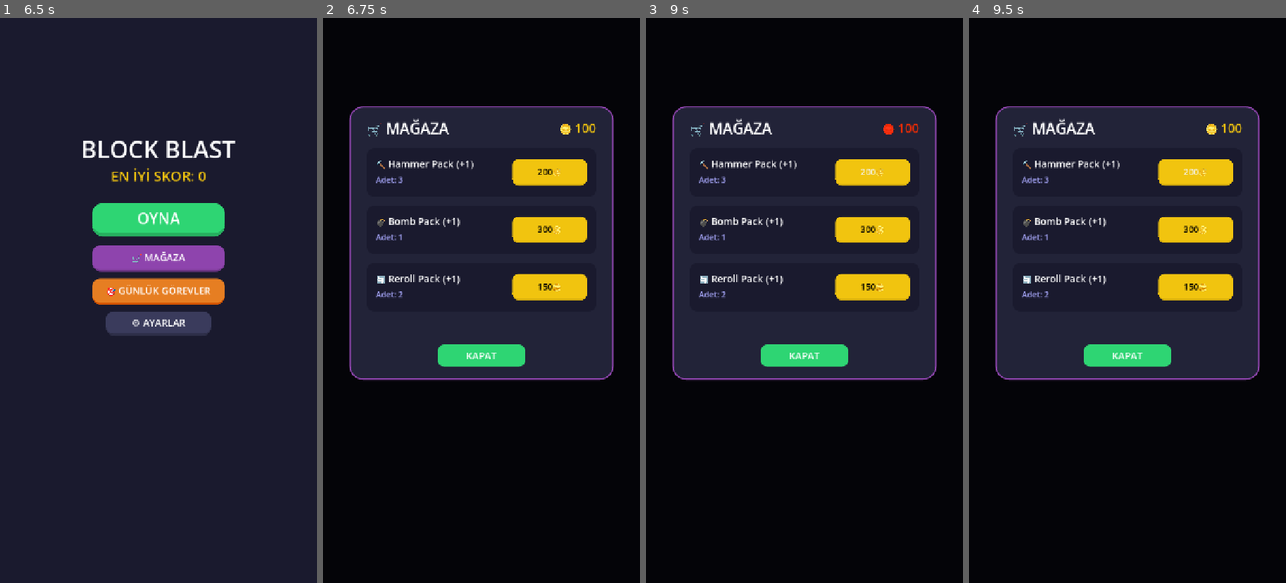
Above: before the commit, frames 1-4 (left to right).
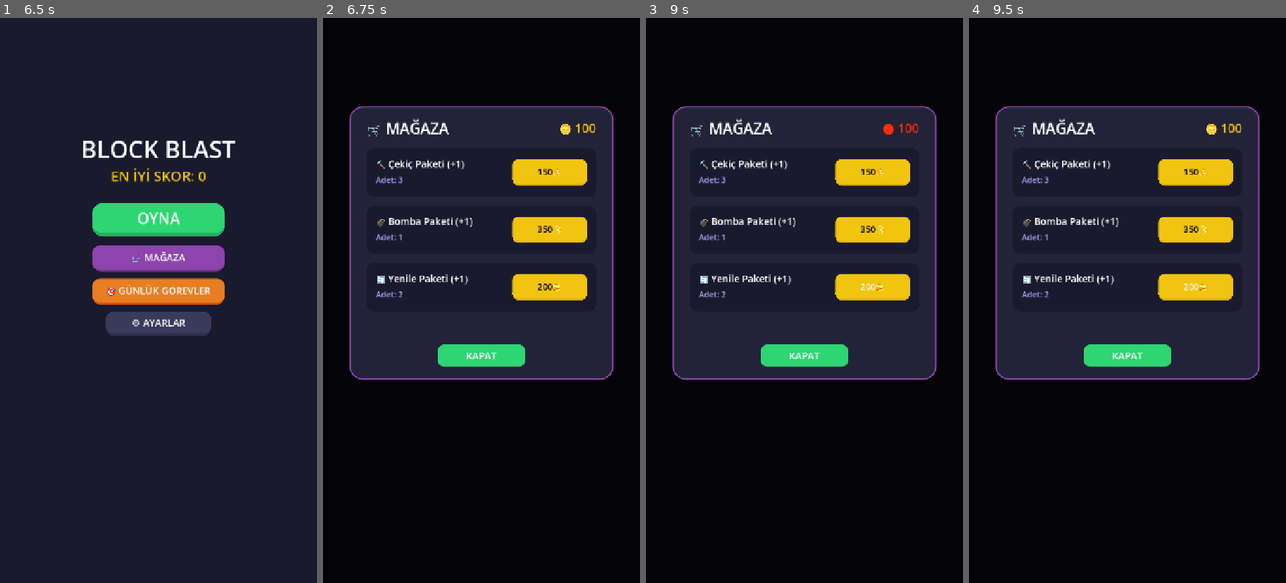
Above: after the commit, the same moments.

Repository: kpgursoy/mygame
Game: Godot game, scene res://scenes/Main.tscn
The game is run twice, just before and just after one commit, with the same random seed, the same clock (stepped at 60 frames per second) and the same inputs.
Inputs:
- Up to frame 1 (6.5 s): click "OYNA" at 0.5 s; click "OYNA" at 1.25 s; click "⚙" at 2 s; click "🎯" at 2.75 s; click "❓" at 3.5 s; click "🔨" at 4.25 s; click "💣" at 5 s; click "🔄" at 5.75 s
- Up to frame 2 (6.75 s): click "🛒 MAĞAZA" at 6.5 s
- Up to frame 3 (9 s): click "🎯 GÜNLÜK GÖREVLER" at 7.25 s; click "⚙ AYARLAR" at 8 s; click "200🪙" at 8.75 s
- Up to frame 4 (9.5 s): no input

Frame 1 is identical in both runs. In frame 2, 0.7% of the frame differs, in the area x 20-71%, y 25-49%; in frame 3, 0.7%, in the area x 20-73%, y 25-49%; in frame 4, 0.7%.

Commit message:
mağaza dil ayarları yapıldı ve devam et dedıgımızde her devam etmede altın arttırıldı

Diff:
--- a/scripts/Main.gd
+++ b/scripts/Main.gd
@@ -69,11 +69,11 @@
 var splash_panel: ColorRect
 var revive_btn: Button
 
-# JOKER FİYATLARI
-const COST_HAMMER := 200
-const COST_BOMB := 300
-const COST_REROLL := 150
-const COST_REVIVE := 800
+# JOKER FİYATLARI VE DİNAMİK DEVAM ET MALİYETİ
+var COST_HAMMER := 150
+var COST_BOMB := 350
+var COST_REROLL := 200
+var current_revive_cost := 800  # 🔄 Her kullanımda artacak değişken maliyet
 
 enum JokerType { NONE, HAMMER, BOMB }
 var active_joker := JokerType.NONE
@@ -99,7 +99,7 @@
 var shop_panel_title: Label
 var shop_panel_close_btn: Button
 var shop_item_container: VBoxContainer
-var shop_gold_label: Label # 🪙 MAĞAZA İÇİ ALTIN ETİKETİ
+var shop_gold_label: Label
 
 var settings_panel: Control
 var settings_title_label: Label
@@ -153,7 +153,10 @@
 	"quest_completed": "🎯 GÖREV TAMAMLANDI!",
 	"quest_done": "TAMAMLANDI",
 	"claim": "AL (+%d🪙)",
-	"buy": "SATIN AL",
+	"owned": "Adet: %d",
+	"shop_hammer": "🔨 Çekiç Paketi (+1)",
+	"shop_bomb": "💣 Bomba Paketi (+1)",
+	"shop_reroll": "🔄 Yenile Paketi (+1)",
 	"h_aim_t": "🎮 TEMEL AMAÇ",
 	"h_aim_d": "Aşağıdaki parçaları ızgaraya sürükle. Yatay veya dikey hatları tamamen doldurarak patlat ve puan topla!",
 	"h_hammer_t": "🔨 ÇEKİÇ JOKERİ (%d🪙)",
@@ -190,7 +193,10 @@
 	"quest_completed": "🎯 QUEST COMPLETED!",
 	"quest_done": "COMPLETED",
 	"claim": "CLAIM (+%d🪙)",
-	"buy": "BUY",
+	"owned": "Owned: %d",
+	"shop_hammer": "🔨 Hammer Pack (+1)",
+	"shop_bomb": "💣 Bomb Pack (+1)",
+	"shop_reroll": "🔄 Reroll Pack (+1)",
 	"h_aim_t": "🎮 MAIN OBJECTIVE",
 	"h_aim_d": "Drag the shapes into the grid. Clear vertical or horizontal lines to score points!",
 	"h_hammer_t": "🔨 HAMMER JOKER (%d🪙)",
@@ -360,7 +366,7 @@
 
 	if game_over_title_label: game_over_title_label.text = t("game_over")
 	if final_score_label: final_score_label.text = t("score") % score
-	if revive_btn: revive_btn.text = t("continue") % COST_REVIVE
+	if revive_btn: revive_btn.text = t("continue") % current_revive_cost
 	if game_over_restart_btn: game_over_restart_btn.text = t("restart")
 
 	if quests_panel_title: quests_panel_title.text = t("daily_quests")
@@ -730,7 +736,6 @@
 	shop_panel_title.vertical_alignment = VERTICAL_ALIGNMENT_CENTER
 	card.add_child(shop_panel_title)
 
-	# 🪙 MAĞAZA KARTININ SAĞ ÜST KÖŞESİNE ALTIN GÖSTERGESİ EKLENDİ!
 	shop_gold_label = Label.new()
 	shop_gold_label.text = "🪙 %d" % gold_amount
 	shop_gold_label.add_theme_font_size_override("font_size", 28)
@@ -774,9 +779,9 @@
 	if not shop_item_container: return
 	for child in shop_item_container.get_children(): child.queue_free()
 
-	_add_shop_item(shop_item_container, "🔨 Hammer Pack (+1)", COST_HAMMER, hammer_count, JokerType.HAMMER)
-	_add_shop_item(shop_item_container, "💣 Bomb Pack (+1)", COST_BOMB, bomb_count, JokerType.BOMB)
-	_add_shop_item(shop_item_container, "🔄 Reroll Pack (+1)", COST_REROLL, reroll_count, JokerType.NONE)
+	_add_shop_item(shop_item_container, t("shop_hammer"), COST_HAMMER, hammer_count, JokerType.HAMMER)
+	_add_shop_item(shop_item_container, t("shop_bomb"), COST_BOMB, bomb_count, JokerType.BOMB)
+	_add_shop_item(shop_item_container, t("shop_reroll"), COST_REROLL, reroll_count, JokerType.NONE)
 
 func _add_shop_item(container: VBoxContainer, item_title: String, cost: int, owned_count: int, type: JokerType) -> void:
 	var row = Panel.new()
@@ -798,7 +803,7 @@
 	row.add_child(title_lbl)
 
 	var owned_lbl = Label.new()
-	owned_lbl.text = "Adet: %d" % owned_count if current_lang == "tr" else "Owned: %d" % owned_count
+	owned_lbl.text = t("owned") % owned_count
 	owned_lbl.add_theme_font_size_override("font_size", 18)
 	owned_lbl.add_theme_color_override("font_color", Color("aaaaff"))
 	owned_lbl.position = Vector2(20, 58)
@@ -1608,13 +1613,24 @@
 func _show_game_over() -> void:
 	combo_timer.stop()
 	final_score_label.text = t("score") % score
-	revive_btn.visible = gold_amount >= COST_REVIVE
+	revive_btn.text = t("continue") % current_revive_cost # 👈 Buton yazısı güncel maliyetle yenilenir
+	revive_btn.visible = gold_amount >= current_revive_cost
 	game_over_panel.visible = true
 
+# 🔄 ARTAN DEVAM ET (REVIVE) MANTIĞI
 func _on_revive_pressed() -> void:
-	if gold_amount >= COST_REVIVE:
-		gold_amount -= COST_REVIVE
+	if gold_amount >= current_revive_cost:
+		gold_amount -= current_revive_cost
 		_update_gold_display()
+
+		# Kademeli maliyet artışı (800 -> 2000 -> 3000 -> +1000)
+		if current_revive_cost == 800:
+			current_revive_cost = 2000
+		elif current_revive_cost == 2000:
+			current_revive_cost = 3000
+		else:
+			current_revive_cost += 1000
+
 		save_save_data()
 
 		grid.use_bomb(Vector2i(3, 3))
@@ -1627,6 +1643,7 @@
 	score = 0
 	combo_count = 0
 	streak_count = 0
+	current_revive_cost = 800 # 🏆 Yeni maç başladığında maliyet tekrar 800'e sıfırlanır!
 	high_score_broken_this_game = false
 	active_joker = JokerType.NONE
 	_update_joker_buttons_visual()
